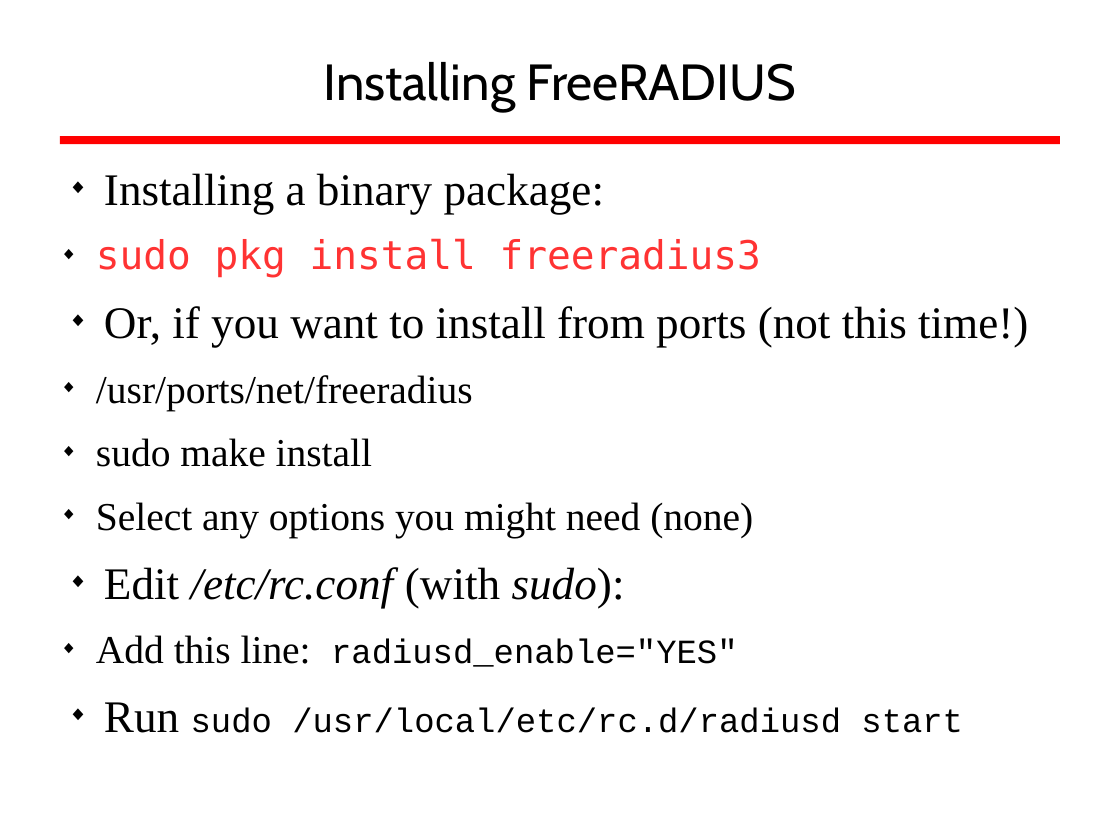
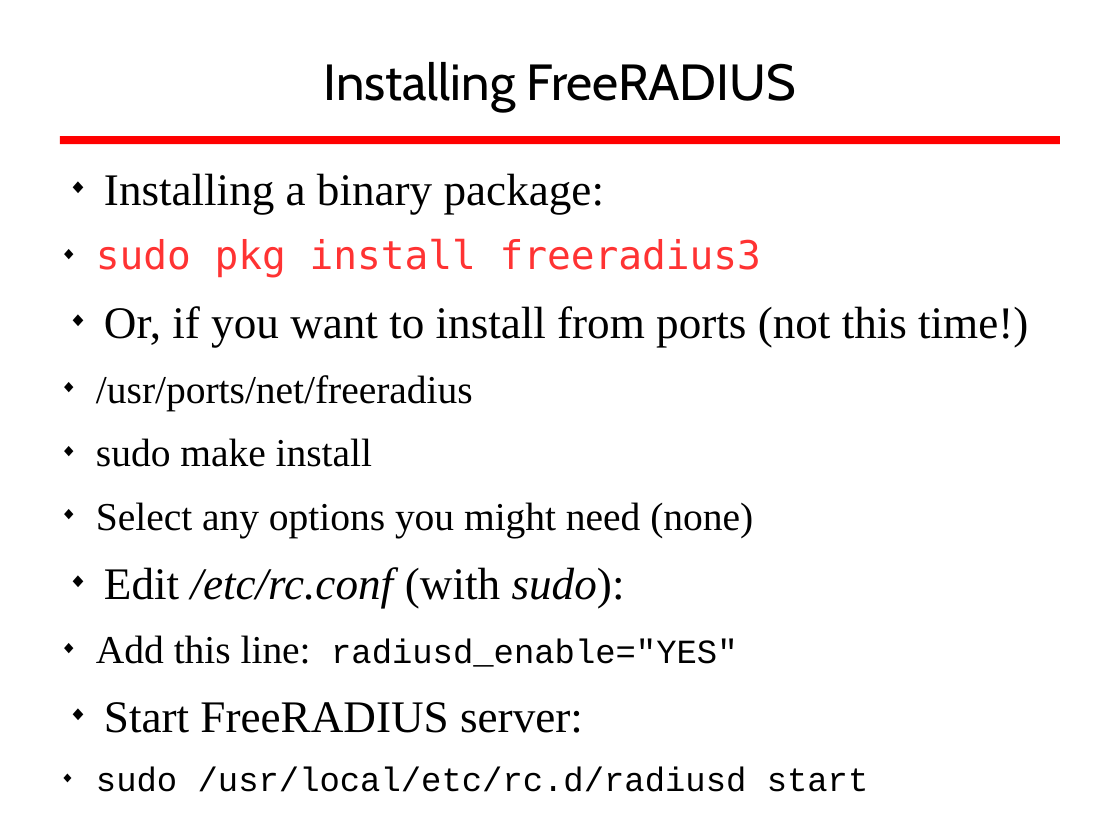
Before and after one commit to afnog/sse, a slide deck: slide 29 of radius/radius_presentation.odp. Drawn at 1120x840 pixels with LibreOffice and Linux fonts; fonts in the diff are those of the drawing; background and template pictures are left out. Boxes give left, top, right and bottom in pixels: in the first picture for what was removed or moved away, otherwise in the second. Text is boxed around its words. In the diff, an @@ line names an element or a change of style, - is before the commit and + after.

Commit message:
/ ‘radius/radius_presentation.odp’

```diff
--- a/radius/radius_presentation.odp
+++ b/radius/radius_presentation.odp
@@ text at box(96, 702, 869, 792): text changed @@
-◆ Run sudo /usr/local/etc/rc.d/radiusd start
+◆ Start FreeRADIUS server:
+  ◆ sudo /usr/local/etc/rc.d/radiusd start
```
